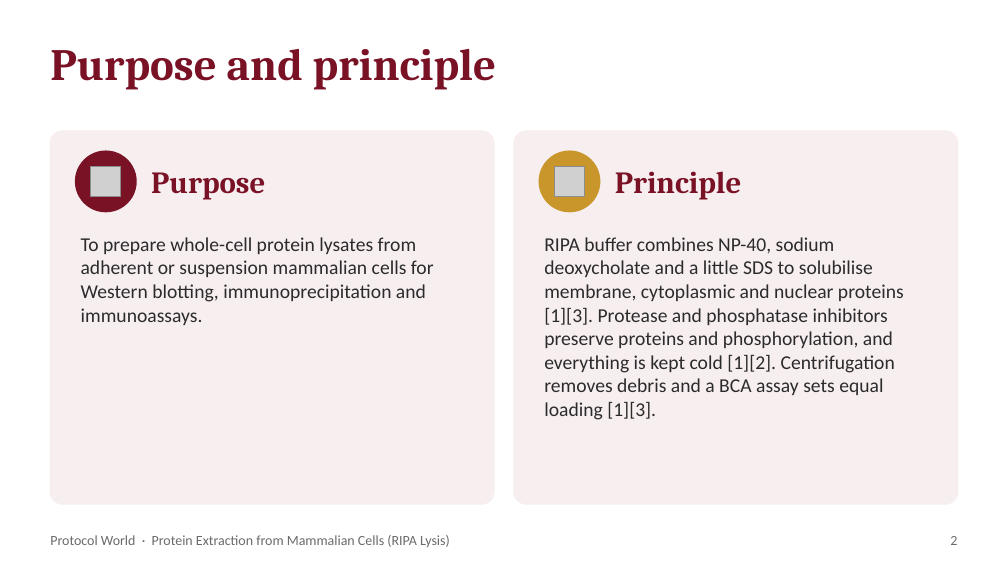
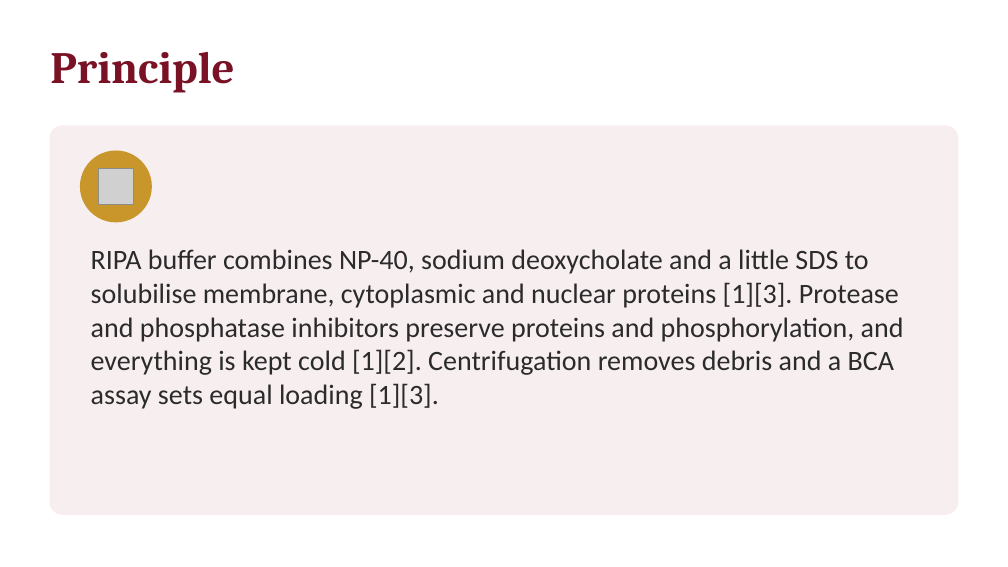
Before and after one commit to ProtocolWorld/ProtocolWorld, a slide deck: slide 3 of uploads/protein-extraction-from-mammalian-cells-ripa-lysis.pptx (slide 2 before the commit). Drawn at 1008x567 pixels with LibreOffice and Linux fonts; fonts in the diff are those of the drawing; grey boxes stand for pictures. Boxes give left, top, right and bottom in pixels: in the first picture for what was removed or moved away, otherwise in the second. Text is boxed around its words. In the diff, an @@ line names an element or a change of style, - is before the commit and + after.

```diff
--- a/uploads/protein-extraction-from-mammalian-cells-ripa-lysis.pptx
+++ b/uploads/protein-extraction-from-mammalian-cells-ripa-lysis.pptx
@@ text "Principle" moved from (x1=615, y1=171, x2=742, y2=200) to (x1=50, y1=52, x2=234, y2=93) @@
@@ text "Principle" at (x1=50, y1=52, x2=234, y2=93): size 22 to 32 pt @@
@@ text removed at (x1=50, y1=49, x2=496, y2=90) @@
-Purpose and principle
@@ rounded rectangle resized from (x1=50, y1=131, x2=494, y2=504) to (x1=50, y1=126, x2=958, y2=514) @@
@@ rounded rectangle at (x1=50, y1=126, x2=958, y2=514): proportions changed @@
@@ rounded rectangle removed at (x1=514, y1=131, x2=958, y2=504) @@
@@ ellipse resized from (x1=76, y1=151, x2=136, y2=212) to (x1=81, y1=151, x2=151, y2=222) @@
@@ ellipse at (x1=81, y1=151, x2=151, y2=222): fill #7A1226 to #C9962B; outline #7A1226 1 pt to #C9962B 1 pt @@
@@ picture removed at (x1=91, y1=166, x2=121, y2=197) @@
@@ picture resized from (x1=554, y1=166, x2=585, y2=197) to (x1=98, y1=169, x2=133, y2=205) @@
@@ text removed at (x1=151, y1=172, x2=265, y2=200) @@
-Purpose
@@ ellipse removed at (x1=539, y1=151, x2=600, y2=212) @@
@@ text removed at (x1=81, y1=237, x2=434, y2=325) @@
-To prepare whole-cell protein lysates from adherent or suspension mammalian cells for Western blotting, immunoprecipitation and immunoassays.
@@ text "RIPA buffer combines NP-40, sodium ..." moved from (x1=544, y1=237, x2=904, y2=420) to (x1=91, y1=249, x2=904, y2=409) @@
@@ text "RIPA buffer combines NP-40, sodium ..." at (x1=91, y1=249, x2=904, y2=409): size 14 to 20 pt @@
@@ text removed at (x1=50, y1=535, x2=450, y2=547) @@
-Protocol World · Protein Extraction from Mammalian Cells (RIPA Lysis)
@@ text removed at (x1=950, y1=536, x2=957, y2=545) @@
-2
```
Also in this commit, not shown: 11 other slides changed, 6 slides added, 5 other files.
